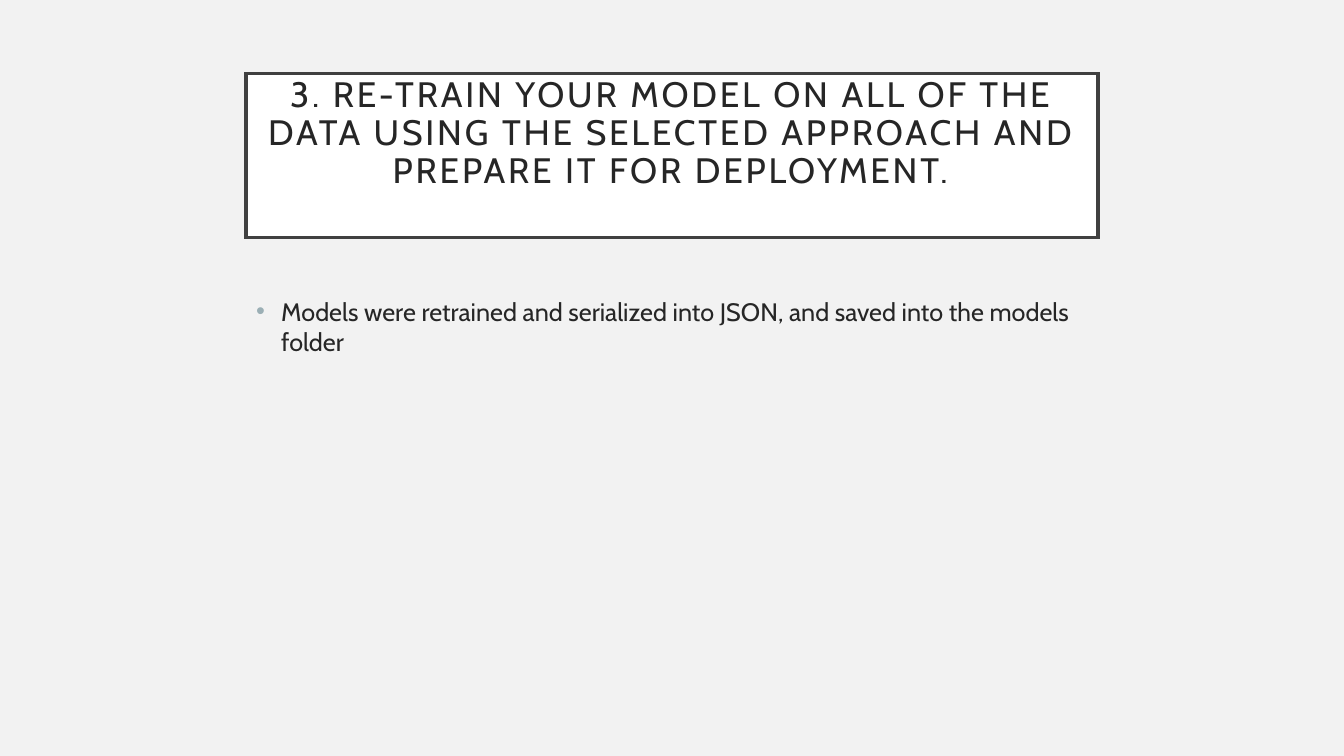
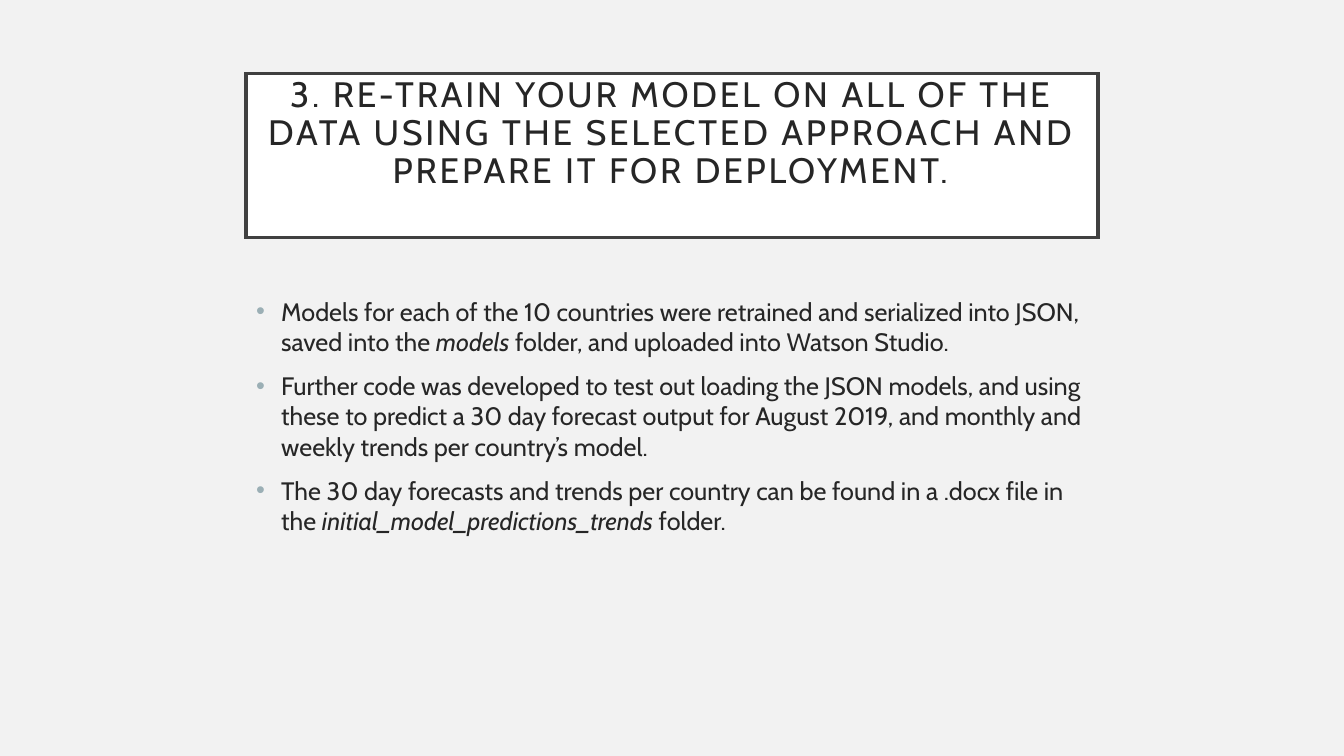
Before and after one commit to richardcure/capstone, a slide deck: slide 7 of Part 2 Model Building and Investigation/AAVAiL Revenue Prediction - Model Building and Selection Report.pptx. Drawn at 1344x756 pixels with LibreOffice and Linux fonts; fonts in the diff are those of the drawing. Boxes give left, top, right and bottom in pixels: in the first picture for what was removed or moved away, otherwise in the second. Text is boxed around its words. In the diff, an @@ line names an element or a change of style, - is before the commit and + after.

```diff
--- a/Part 2 Model Building and Investigation/AAVAiL Revenue Prediction - Model Building and Selection Report.pptx
+++ b/Part 2 Model Building and Investigation/AAVAiL Revenue Prediction - Model Building and Selection Report.pptx
@@ text at <box>281,302,1081,536</box>: text changed @@
-• Models were retrained and serialized into JSON, and saved into the models folder
+• Models for each of the 10 countries were retrained and serialized into JSON, saved into the models folder, and uploaded into Watson Studio.
+• Further code was developed to test out loading the JSON models, and using these to predict a 30 day forecast output for August 2019, and monthly and weekly trends per country’s model.
+• The 30 day forecasts and trends per country can be found in a .docx file in the initial_model_predictions_trends folder.
```
Also in this commit, not shown: 1 other file.
